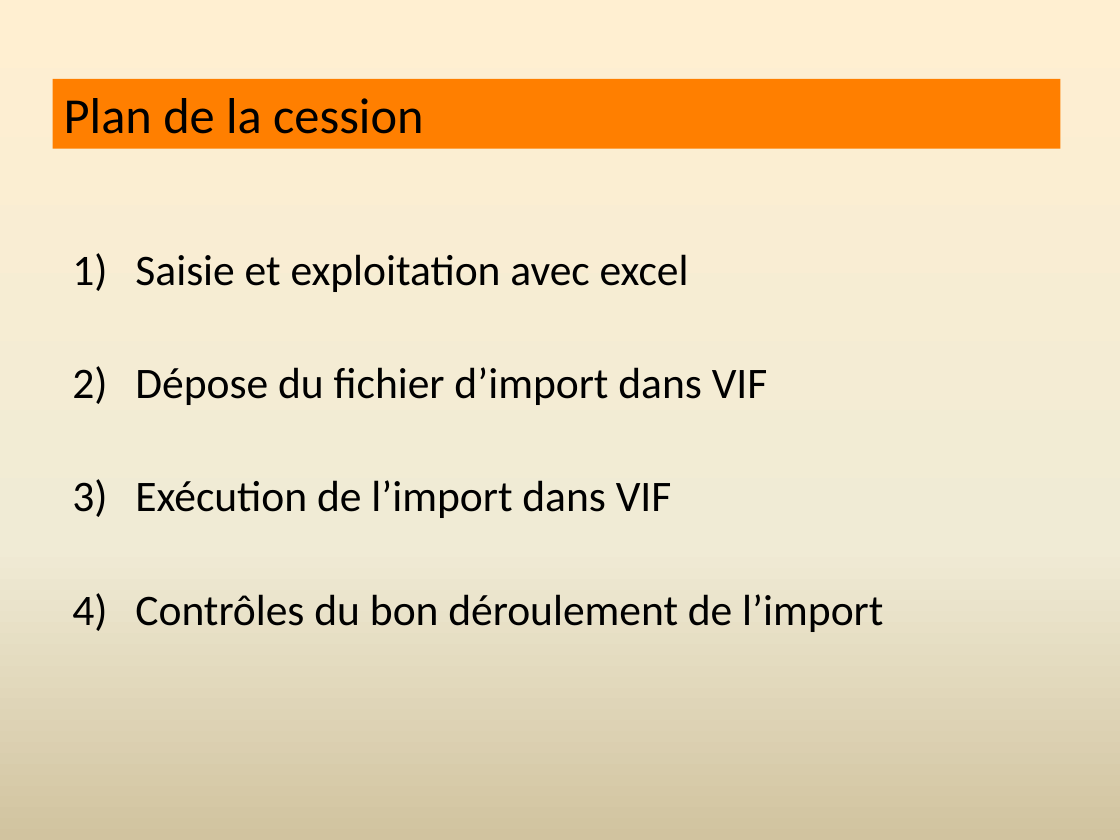
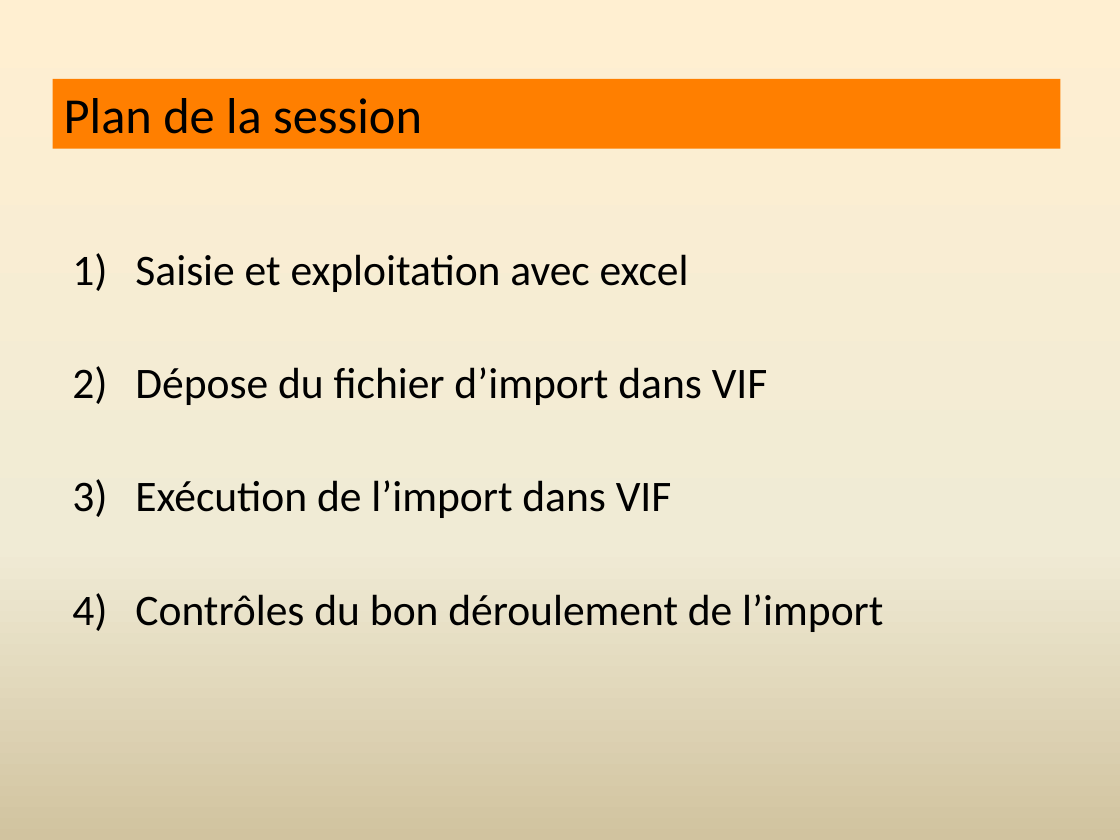
Before and after one commit to yvallet/import_collecte, a slide deck: slide 3 of Les tutoriels de la FFBA_page1.pptx. Drawn at 1120x840 pixels with LibreOffice and Linux fonts; fonts in the diff are those of the drawing. Boxes give left, top, right and bottom in pixels: in the first picture for what was removed or moved away, otherwise in the second. Text is boxed around its words. In the diff, an @@ line names an element or a change of style, - is before the commit and + after.

```diff
--- a/Les tutoriels de la FFBA_page1.pptx
+++ b/Les tutoriels de la FFBA_page1.pptx
@@ title at bbox=[64, 98, 422, 134]: text changed @@
-Plan de la cession
+Plan de la session
```
Also in this commit, not shown: 3 other files.
